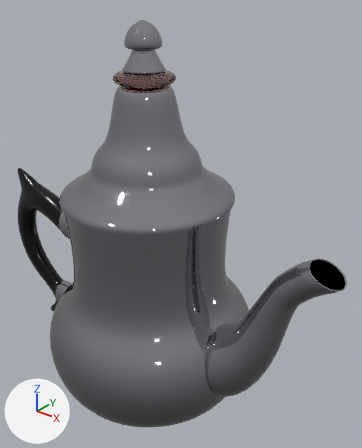
The Blender file File di blender/Massimo/Teiera.blend as it was, and as the next commit left it.
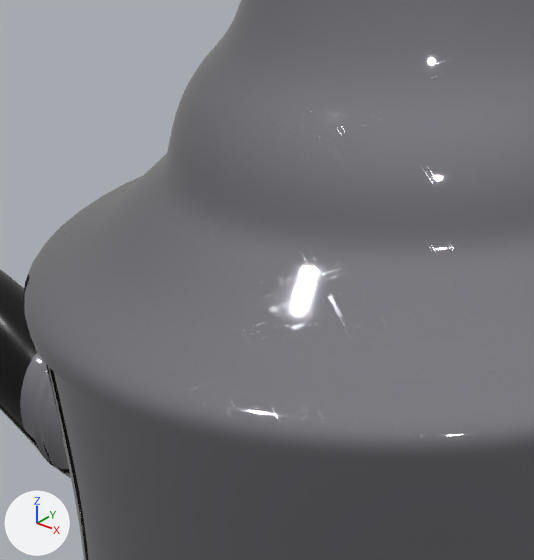
The first picture shows the older version from a 50 mm camera at (0.147, -0.159, 0.203) aimed at (0.01, 0.012, 0.096). The close-ups show both versions on the part from 15% to 47% of the width and 30% to 57% of the height of that picture; other places that the commit changed are outside them. Every picture has the same lights, and +X, +Y and +Z are marked at lower left.

Objects in the first close-up: 'Base teiera', 'Coperchio teiera', 'Manico'.
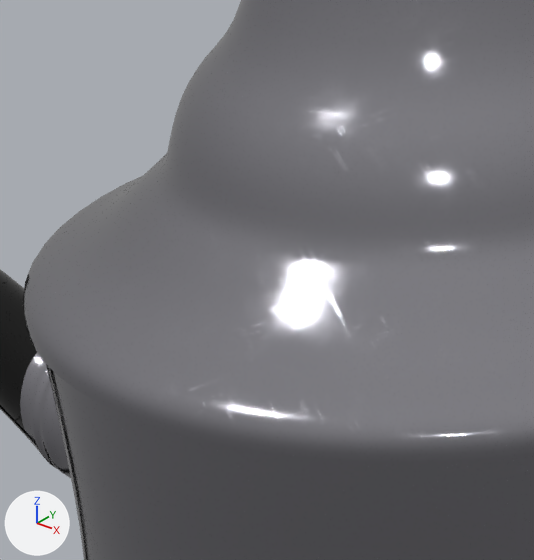
The change, as a list of edits to the scene's bpy script:
```text
Add ng_plaster_texture:
    ng_plaster_texture = bpy.data.node_groups.new('Plaster Texture', 'ShaderNodeTree')
    # nodes: Group, Invert, Math, TexCoord, TexNoise, TexVoronoi, ValToRGB
    # colours: black #000000, dark grey #4a4a4a, black #333333, grey #a6a6a6, dark grey #6e6e6e
Add ng_scale_plaster:
    ng_scale_plaster = bpy.data.node_groups.new('Scale Plaster', 'ShaderNodeTree')
    # nodes: CombineXYZ, Math, SeparateXYZ
Change mat_metallo_teiera:
    remove # nodes: BsdfPrincipled, Group, OutputMaterial, RGB, ValToRGB
    remove # colours: black #3a3a3a, grey #6f6f6f, grey #aaa9b0
    nodes: BsdfPrincipled, Group x2, Math, OutputMaterial, RGB, ValToRGB x2
    colours: grey #aaa9b0, black #3a3a3a, grey #6f6f6f, grey #a8a8a8
```

Changed parts and their boxes [x1, y1, x2, y2] in the close-ups (534 x 560 px):
'Coperchio teiera', recoloured (grey to white)
    both: [31, 43, 500, 440]
